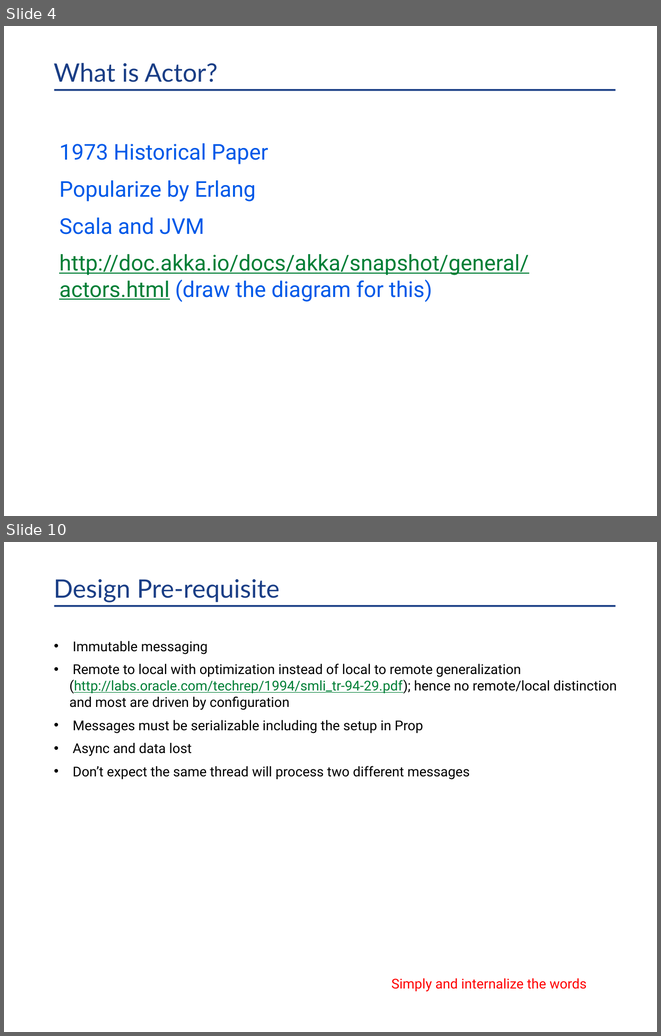
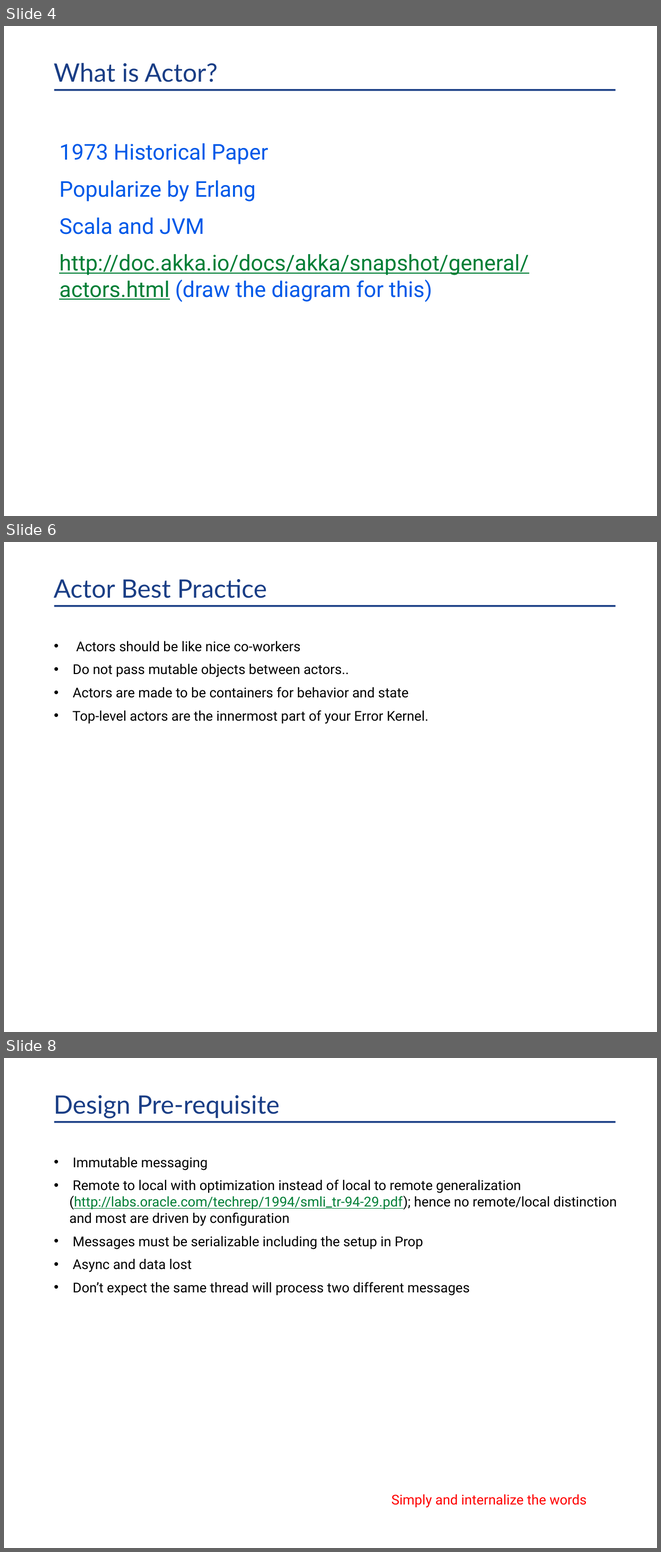
Before and after one commit to kangbiu/akka-tutorial-first-java, a slide deck: docs/In Memory Data Grid Discussion.pptx. Shown one above the other, each under a label of ours: slides 4 and 10 before the commit, slides 4, 6 and 8 after it; the slides between them are not shown. The pictures are 661x1036 and 661x1552 pixels, drawn with LibreOffice and Linux fonts; fonts in the diff are those of the drawing; background and template pictures are left out. Boxes give left, top, right and bottom in pixels: in the first picture for what was removed or moved away, otherwise in the second. Text is boxed around its words. In the diff, an @@ line names an element or a change of style, - is before the commit and + after.

```diff
--- a/docs/In Memory Data Grid Discussion.pptx
+++ b/docs/In Memory Data Grid Discussion.pptx
@@ slide 6 added at bbox=[4, 542, 657, 1032], background #FFFFFF; not listed: 1 template element that a slide beside it also shows @@
@@ title added at bbox=[54, 579, 267, 598], 28 pt, text #193D85 @@
+Actor Best Practice
@@ text added at bbox=[72, 641, 429, 724], 15 pt, text #000000 @@
+• Actors should be like nice co-workers
+• Do not pass mutable objects between actors..
+• Actors are made to be containers for behavior and state
+• Top-level actors are the innermost part of your Error Kernel.
@@ what was slide 10 is now slide 8 @@
```
Also in this commit, not shown: 11 other slides added.
